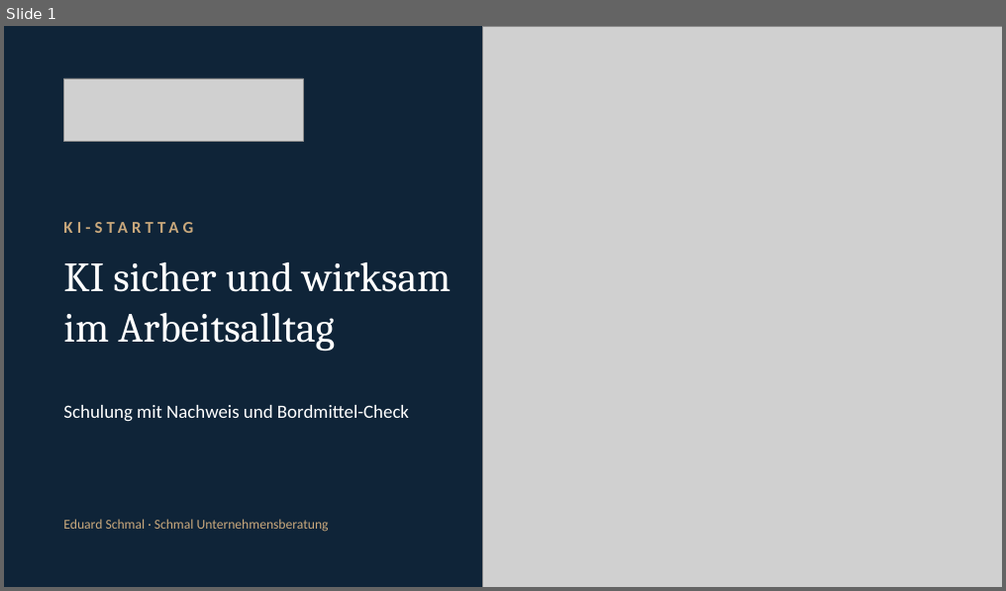
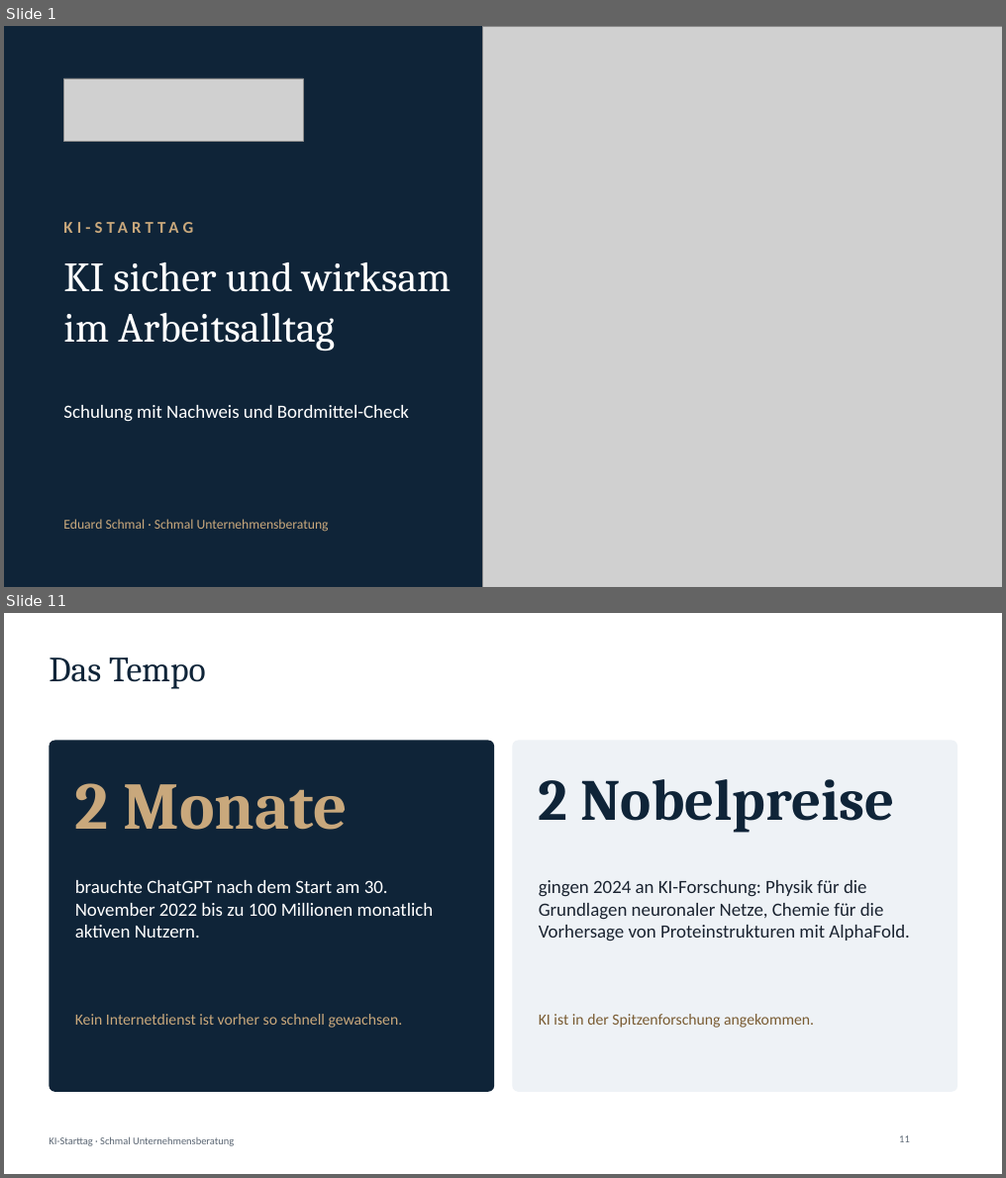
Before and after one commit to ESUnternehmensberatung/schmal-unternehmensberatung-website, a slide deck: starttag/KI-Starttag-Praesentation.pptx. Shown one above the other, each under a label of ours: slide 1 before the commit, slides 1 and 11 after it; the slides between them are not shown. The pictures are 1006x591 and 1006x1178 pixels, drawn with LibreOffice and Linux fonts; fonts in the diff are those of the drawing; grey boxes stand for pictures; background and template pictures are left out. Boxes give left, top, right and bottom in pixels: in the first picture for what was removed or moved away, otherwise in the second. Text is boxed around its words. In the diff, an @@ line names an element or a change of style, - is before the commit and + after.

```diff
--- a/starttag/KI-Starttag-Praesentation.pptx
+++ b/starttag/KI-Starttag-Praesentation.pptx
@@ slide 11 added at (4, 613, 1002, 1174), background #FFFFFF @@
@@ title added at (49, 658, 206, 689), 34 pt, text #0F2438 @@
+Das Tempo
@@ rounded rectangle added at (49, 741, 494, 1092), fill #0F2438 @@
@@ rounded rectangle added at (512, 741, 957, 1092), fill #EEF2F6 @@
@@ text added at (75, 783, 348, 830), 64 pt, text #C9A87C, bold @@
+2 Monate
@@ text added at (539, 779, 895, 833), 56 pt, text #0F2438, bold @@
+2 Nobelpreise
@@ text added at (75, 880, 434, 938), 18 pt, text #FFFFFF @@
+brauchte ChatGPT nach dem Start am 30. November 2022 bis zu 100 Millionen monatlich aktiven Nutzern.
@@ text added at (539, 880, 910, 942), 18 pt, text #1A2330 @@
+gingen 2024 an KI-Forschung: Physik für die Grundlagen neuronaler Netze, Chemie für die Vorhersage von Proteinstrukturen mit AlphaFold.
@@ text added at (75, 1014, 403, 1028), 15 pt, text #C9A87C @@
+Kein Internetdienst ist vorher so schnell gewachsen.
@@ text added at (539, 1014, 814, 1028), 15 pt, text #7A5C33 @@
+KI ist in der Spitzenforschung angekommen.
@@ text added at (49, 1137, 234, 1147), 10 pt, text #5A6572 @@
+KI-Starttag · Schmal Unternehmensberatung
@@ page number added at (899, 1136, 910, 1143), 10 pt, text #5A6572 @@
+11
```
Also in this commit, not shown: 13 slides changed, 24 other slides added, 4 other files.
